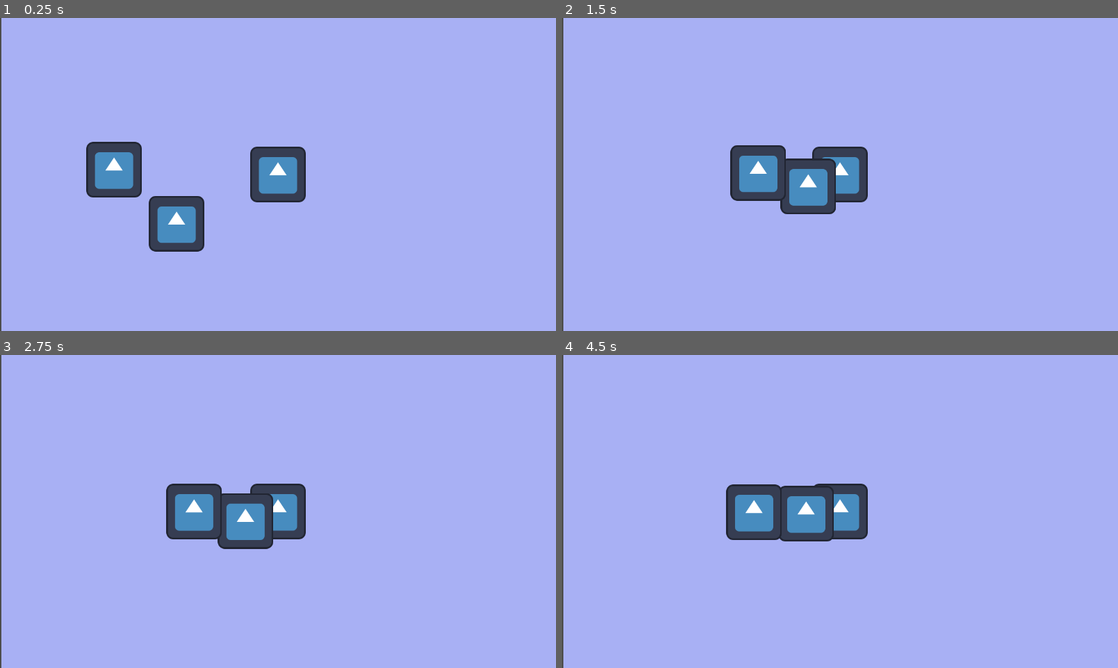
Above: before the commit, frames 1-4 (two rows, left to right).
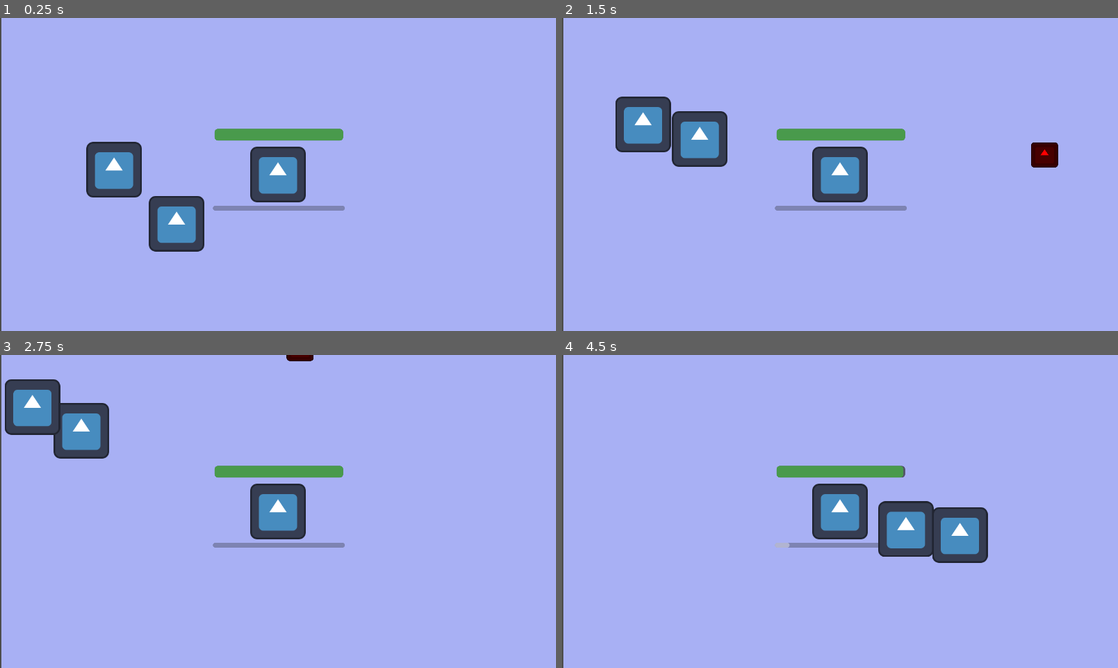
Above: after the commit, the same moments.

Repository: renancarlosdev/go24jam
Game: Godot game, scene res://Scenes/survivor_game.tscn
The game is run twice, just before and just after one commit, with the same random seed, the same clock (stepped at 60 frames per second) and the same inputs. This scene is started directly instead of the project's main scene. The engine's default icon, where the game draws it, is replaced by a stand-in: a white triangle on a blue panel in a dark square.
Inputs:
- Up to frame 1 (0.25 s): no input
- Up to frame 2 (1.5 s): hold D (move_right, bound only after the commit) 0.53-1.28 s; hold S (move_down, bound only after the commit) from 1.28 s (still down)
- Up to frame 3 (2.75 s): release S (move_down, bound only after the commit) at 2.03 s; hold D (move_right, bound only after the commit) from 2.03 s (still down)
- Up to frame 4 (4.5 s): release D (move_right, bound only after the commit) at 2.78 s; hold W (move_up, bound only after the commit) 2.78-3.53 s; hold A (move_left, bound only after the commit) from 3.53 s (still down)

The runs differ from the first frame. In frame 1, 1.3% of the frame differs, in the area x 38-62%, y 35-62%; in frame 2, 8.3%, in the area x 9-90%, y 25-63%; in frame 3, 7.9%; in frame 4, 7.9%.

Commit message:
implemented hp and exp system

Diff:
--- /dev/null
+++ b/Scenes/exp_token.tscn
@@ -0,0 +1,20 @@
+[gd_scene load_steps=4 format=3 uid="uid://s3qjianixct4"]
+
+[ext_resource type="Script" path="res://Scripts/exp_token.gd" id="1_rhwsc"]
+[ext_resource type="Texture2D" uid="uid://jivyt6mcl515" path="res://Assets/icon2.svg" id="2_mgxk8"]
+
+[sub_resource type="CircleShape2D" id="CircleShape2D_g0y2c"]
+radius = 20.0
+
+[node name="ExpToken" type="StaticBody2D"]
+collision_layer = 4
+collision_mask = 0
+script = ExtResource("1_rhwsc")
+
+[node name="CollisionShape2D" type="CollisionShape2D" parent="."]
+shape = SubResource("CircleShape2D_g0y2c")
+
+[node name="Sprite2D" type="Sprite2D" parent="."]
+self_modulate = Color(1, 0, 0, 1)
+scale = Vector2(0.484375, 0.453125)
+texture = ExtResource("2_mgxk8")
--- a/Scenes/mob.tscn
+++ b/Scenes/mob.tscn
@@ -7,6 +7,8 @@
 radius = 60.0083
 
 [node name="mob" type="CharacterBody2D"]
+collision_layer = 2
+collision_mask = 3
 script = ExtResource("1_w68u0")
 
 [node name="mob_animation" parent="." instance=ExtResource("2_wd5do")]
--- a/Scenes/player.gd
+++ /dev/null
@@ -1,12 +0,0 @@
-extends CharacterBody2D
-
-
-func _physics_process(_delta):
-	var direction = Input.get_vector("move_left", "move_right", "move_up", "move_down")
-	velocity = direction * 600
-	move_and_slide()
-
-	if velocity.length() > 0.0:
-		%playeranimation.play_walk_animation()
-	else:
-		%playeranimation.play_idle_animation()
--- a/Scenes/player.tscn
+++ b/Scenes/player.tscn
@@ -1,22 +1,80 @@
-[gd_scene load_steps=5 format=3 uid="uid://sjyppauxwcuj"]
+[gd_scene load_steps=9 format=3 uid="uid://sjyppauxwcuj"]
 
-[ext_resource type="Script" path="res://Scenes/player.gd" id="1_ox8j3"]
+[ext_resource type="Script" path="res://Scripts/player.gd" id="1_ox8j3"]
 [ext_resource type="Texture2D" uid="uid://jivyt6mcl515" path="res://Assets/icon2.svg" id="2_1082t"]
 [ext_resource type="PackedScene" uid="uid://bwgvysov88yqw" path="res://Scenes/playeranimation.tscn" id="3_kagbi"]
 
 [sub_resource type="CircleShape2D" id="CircleShape2D_ae5xx"]
-radius = 18.0
+radius = 31.0161
+
+[sub_resource type="CircleShape2D" id="CircleShape2D_eg7o3"]
+radius = 312.231
+
+[sub_resource type="StyleBoxFlat" id="StyleBoxFlat_tqepn"]
+bg_color = Color(0.192157, 0.192157, 0.192157, 0.721569)
+corner_radius_top_left = 8
+corner_radius_top_right = 8
+corner_radius_bottom_right = 8
+corner_radius_bottom_left = 8
+
+[sub_resource type="StyleBoxFlat" id="StyleBoxFlat_gamrk"]
+bg_color = Color(0.27451, 0.705882, 0.258824, 0.72549)
+corner_radius_top_left = 8
+corner_radius_top_right = 8
+corner_radius_bottom_right = 8
+corner_radius_bottom_left = 8
+
+[sub_resource type="CircleShape2D" id="CircleShape2D_gk4nb"]
+radius = 55.2268
 
 [node name="Player" type="CharacterBody2D"]
 script = ExtResource("1_ox8j3")
 
+[node name="test sprite" type="Sprite2D" parent="."]
+texture = ExtResource("2_1082t")
+
 [node name="CollisionShape2D" type="CollisionShape2D" parent="."]
 shape = SubResource("CircleShape2D_ae5xx")
-
-[node name="test sprite" type="Sprite2D" parent="."]
-texture = ExtResource("2_1082t")
 
 [node name="playeranimation" parent="." instance=ExtResource("3_kagbi")]
 unique_name_in_owner = true
 
 [node name="Camera2D" type="Camera2D" parent="."]
+
+[node name="ExpArea" type="Area2D" parent="."]
+collision_layer = 0
+collision_mask = 7
+
+[node name="CollisionShape2D" type="CollisionShape2D" parent="ExpArea"]
+shape = SubResource("CircleShape2D_eg7o3")
+debug_color = Color(0.236495, 0.637217, 0, 0.42)
+
+[node name="HPProgressBar" type="ProgressBar" parent="."]
+unique_name_in_owner = true
+offset_left = -146.0
+offset_top = -105.0
+offset_right = 150.0
+offset_bottom = -78.0
+theme_override_styles/background = SubResource("StyleBoxFlat_tqepn")
+theme_override_styles/fill = SubResource("StyleBoxFlat_gamrk")
+value = 100.0
+show_percentage = false
+
+[node name="EXPProgressBar" type="ProgressBar" parent="."]
+unique_name_in_owner = true
+offset_left = -150.0
+offset_top = 72.0
+offset_right = 154.0
+offset_bottom = 83.0
+show_percentage = false
+
+[node name="HurtBox" type="Area2D" parent="."]
+unique_name_in_owner = true
+collision_layer = 0
+collision_mask = 2
+
+[node name="CollisionShape2D" type="CollisionShape2D" parent="HurtBox"]
+shape = SubResource("CircleShape2D_gk4nb")
+debug_color = Color(1, 0.0118072, 0.01923, 0.42)
+
+[connection signal="body_entered" from="ExpArea" to="." method="_on_area_2d_body_entered"]
--- a/Scenes/survivor_game.tscn
+++ b/Scenes/survivor_game.tscn
@@ -1,9 +1,12 @@
-[gd_scene load_steps=3 format=3 uid="uid://dwbe3etyw1kgr"]
+[gd_scene load_steps=5 format=3 uid="uid://dwbe3etyw1kgr"]
 
 [ext_resource type="PackedScene" uid="uid://sjyppauxwcuj" path="res://Scenes/player.tscn" id="1_rjdyc"]
+[ext_resource type="Script" path="res://Scripts/game.gd" id="1_vgual"]
 [ext_resource type="PackedScene" uid="uid://disp7unepkjef" path="res://Scenes/mob.tscn" id="2_j40ol"]
+[ext_resource type="PackedScene" uid="uid://s3qjianixct4" path="res://Scenes/exp_token.tscn" id="3_u0hq1"]
 
 [node name="Game" type="Node2D"]
+script = ExtResource("1_vgual")
 
 [node name="Player" parent="." instance=ExtResource("1_rjdyc")]
 position = Vector2(668, 150)
@@ -23,3 +26,9 @@
 
 [node name="mob2" parent="." instance=ExtResource("2_j40ol")]
 position = Vector2(218.592, 134.342)
+
+[node name="ExpToken" parent="." instance=ExtResource("3_u0hq1")]
+position = Vector2(1589, 225)
+
+[node name="ExpToken2" parent="." instance=ExtResource("3_u0hq1")]
+position = Vector2(2131, 1208)
--- /dev/null
+++ b/Scripts/exp_token.gd
@@ -0,0 +1,23 @@
+extends StaticBody2D
+
+var player
+var move = false
+@export var points = 10
+
+signal exp_obtained
+
+func _process(delta: float) -> void:
+	if move:
+		var tween = get_tree().create_tween()
+		tween.tween_property(self,"position",player.position,0.7).set_ease(Tween.EASE_OUT)
+
+		if position.distance_to(player.position) < 60:
+			exp_obtained.emit(points)
+			#player.exp += 1
+			queue_free()
+	pass
+
+func get_pulled(body) -> void:
+	player = body
+	exp_obtained.connect(player._on_exp_obtained)
+	move=true
--- /dev/null
+++ b/Scripts/game.gd
@@ -0,0 +1,12 @@
+extends Node2D
+
+@onready var player: CharacterBody2D = $Player
+
+
+func _ready() -> void:
+	player.killed.connect(_on_player_killed)
+
+
+func _on_player_killed():
+	print("dead")
+	pass
--- /dev/null
+++ b/Scripts/player.gd
@@ -0,0 +1,36 @@
+extends CharacterBody2D
+
+var exp = 0
+var lvl = 0
+var hp = 100.0
+
+signal killed
+
+func _physics_process(delta: float) -> void:
+	var direction = Input.get_vector("move_left", "move_right", "move_up", "move_down")
+	velocity = direction * 600
+	move_and_slide()
+
+	if velocity.length() > 0.0:
+		%playeranimation.play_walk_animation()
+	else:
+		%playeranimation.play_idle_animation()
+
+	var overlaping_mobs = $%HurtBox.get_overlapping_bodies()
+	if overlaping_mobs.size() > 0:
+		for mob in overlaping_mobs:
+			hp -=  mob.damage * delta
+		%HPProgressBar.value= hp
+
+		if hp < 0.0:
+			killed.emit()
+
+
+
+func _on_area_2d_body_entered(body: Node2D) -> void:
+	if body.has_method("get_pulled"):
+		body.get_pulled(self)
+
+func _on_exp_obtained(points):
+	exp += points
+	%EXPProgressBar.value = exp
--- a/mob.gd
+++ b/mob.gd
@@ -1,5 +1,6 @@
 extends CharacterBody2D
 
+@export var damage = 5.0
 
 @onready var player = get_node("/root/Game/Player")
 
--- a/playeranimation.gd
+++ b/playeranimation.gd
@@ -2,7 +2,7 @@
 
 
 func play_idle_animation():
-	print("idle animation played")
+	pass#print("idle animation played")
 
 func play_walk_animation():
-	print("walk animation played")
+	pass#print("walk animation played")
--- a/project.godot
+++ b/project.godot
@@ -25,6 +25,33 @@
 window/size/viewport_height=720
 window/stretch/mode="canvas_items"
 
+[input]
+
+move_up={
+"deadzone": 0.5,
+"events": [Object(InputEventKey,"resource_local_to_scene":false,"resource_name":"","device":0,"window_id":0,"alt_pressed":false,"shift_pressed":false,"ctrl_pressed":false,"meta_pressed":false,"pressed":false,"keycode":0,"physical_keycode":87,"key_label":0,"unicode":0,"location":0,"echo":false,"script":null)
+, Object(InputEventKey,"resource_local_to_scene":false,"resource_name":"","device":-1,"window_id":0,"alt_pressed":false,"shift_pressed":false,"ctrl_pressed":false,"meta_pressed":false,"pressed":false,"keycode":0,"physical_keycode":4194320,"key_label":0,"unicode":0,"location":0,"echo":false,"script":null)
+]
+}
+move_left={
+"deadzone": 0.5,
+"events": [Object(InputEventKey,"resource_local_to_scene":false,"resource_name":"","device":-1,"window_id":0,"alt_pressed":false,"shift_pressed":false,"ctrl_pressed":false,"meta_pressed":false,"pressed":false,"keycode":0,"physical_keycode":65,"key_label":0,"unicode":97,"location":0,"echo":false,"script":null)
+, Object(InputEventKey,"resource_local_to_scene":false,"resource_name":"","device":-1,"window_id":0,"alt_pressed":false,"shift_pressed":false,"ctrl_pressed":false,"meta_pressed":false,"pressed":false,"keycode":0,"physical_keycode":4194319,"key_label":0,"unicode":0,"location":0,"echo":false,"script":null)
+]
+}
+move_right={
+"deadzone": 0.5,
+"events": [Object(InputEventKey,"resource_local_to_scene":false,"resource_name":"","device":-1,"window_id":0,"alt_pressed":false,"shift_pressed":false,"ctrl_pressed":false,"meta_pressed":false,"pressed":false,"keycode":0,"physical_keycode":68,"key_label":0,"unicode":100,"location":0,"echo":false,"script":null)
+, Object(InputEventKey,"resource_local_to_scene":false,"resource_name":"","device":-1,"window_id":0,"alt_pressed":false,"shift_pressed":false,"ctrl_pressed":false,"meta_pressed":false,"pressed":false,"keycode":0,"physical_keycode":4194321,"key_label":0,"unicode":0,"location":0,"echo":false,"script":null)
+]
+}
+move_down={
+"deadzone": 0.5,
+"events": [Object(InputEventKey,"resource_local_to_scene":false,"resource_name":"","device":-1,"window_id":0,"alt_pressed":false,"shift_pressed":false,"ctrl_pressed":false,"meta_pressed":false,"pressed":false,"keycode":0,"physical_keycode":83,"key_label":0,"unicode":115,"location":0,"echo":false,"script":null)
+, Object(InputEventKey,"resource_local_to_scene":false,"resource_name":"","device":-1,"window_id":0,"alt_pressed":false,"shift_pressed":false,"ctrl_pressed":false,"meta_pressed":false,"pressed":false,"keycode":0,"physical_keycode":4194322,"key_label":0,"unicode":0,"location":0,"echo":false,"script":null)
+]
+}
+
 [rendering]
 
 renderer/rendering_method="gl_compatibility"
